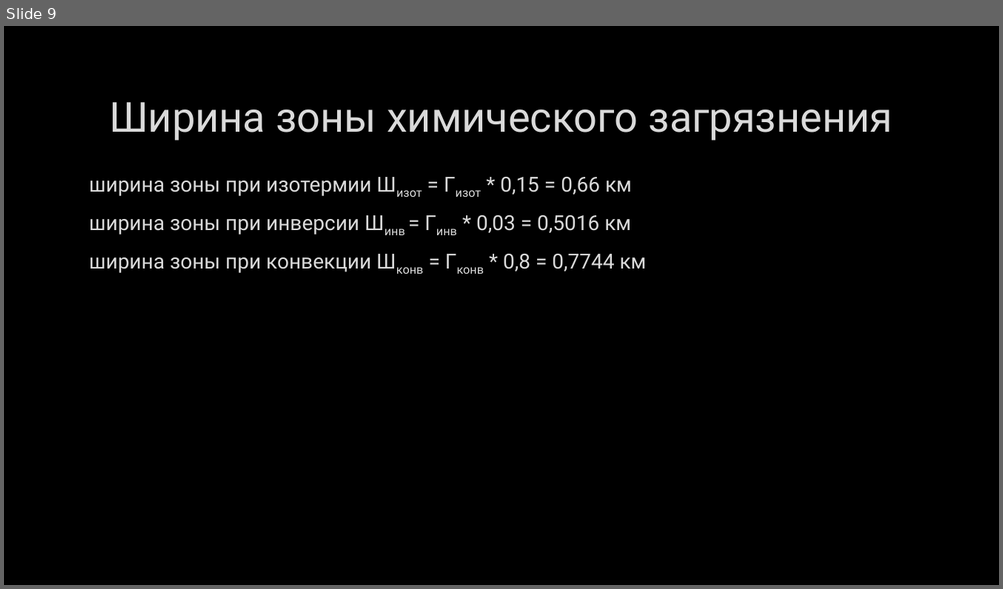
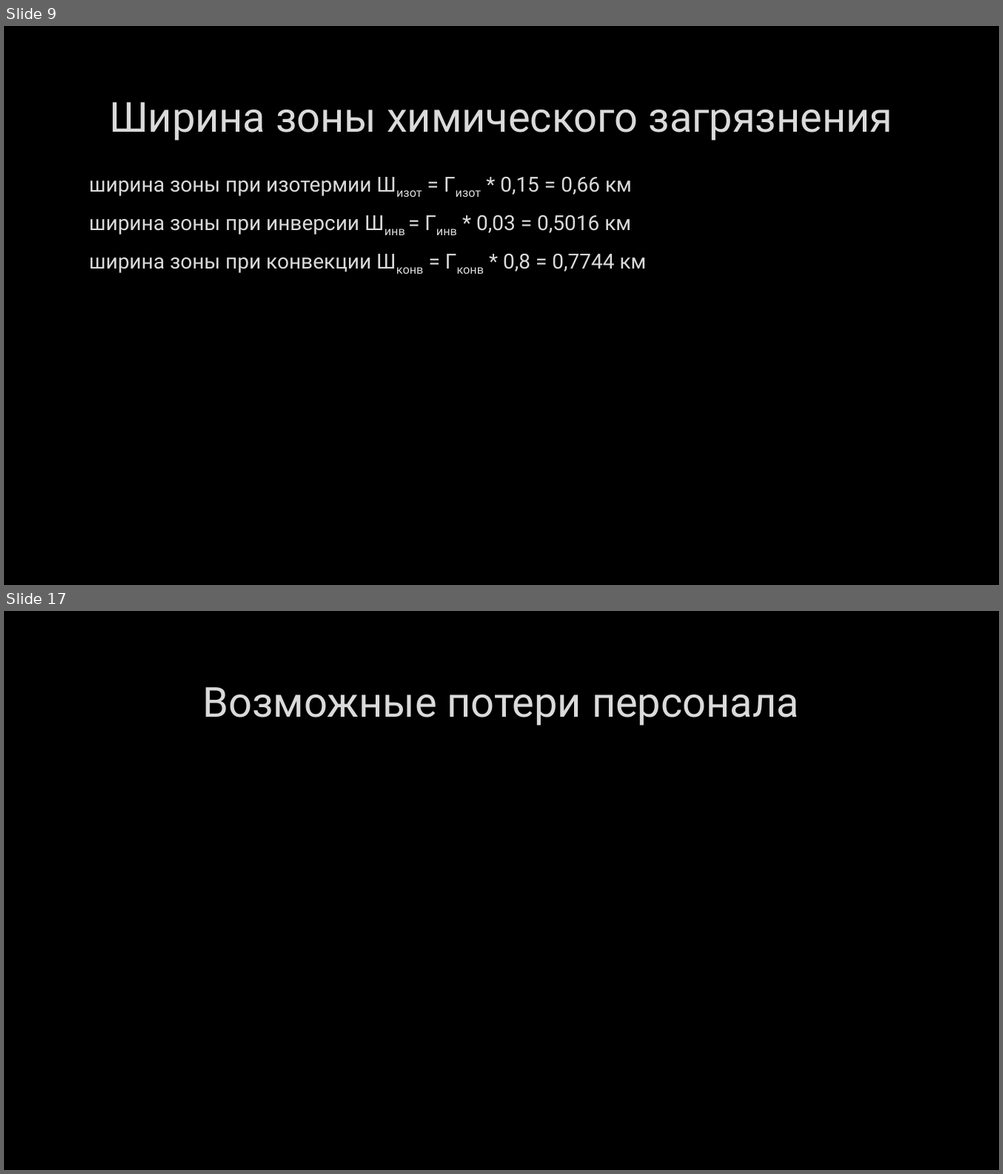
Before and after one commit to wemik2323/LP, a slide deck: BZD/AXOB.pptx. Shown one above the other, each under a label of ours: slide 9 before the commit, slides 9 and 17 after it; the slides between them are not shown. The pictures are 1003x589 and 1003x1174 pixels, drawn with LibreOffice and Linux fonts; fonts in the diff are those of the drawing; grey boxes stand for pictures; background and template pictures are left out. Boxes give left, top, right and bottom in pixels: in the first picture for what was removed or moved away, otherwise in the second. Text is boxed around its words. In the diff, an @@ line names an element or a change of style, - is before the commit and + after.

```diff
--- a/BZD/AXOB.pptx
+++ b/BZD/AXOB.pptx
@@ slide 17 added at (x1=4, y1=611, x2=999, y2=1170), background picture (left out) @@
@@ title added at (x1=203, y1=687, x2=799, y2=726), 40 pt, text #DADADA @@
+Возможные потери персонала
```
Also in this commit, not shown: 1 slide changed, 11 other slides added, 3 other files.
